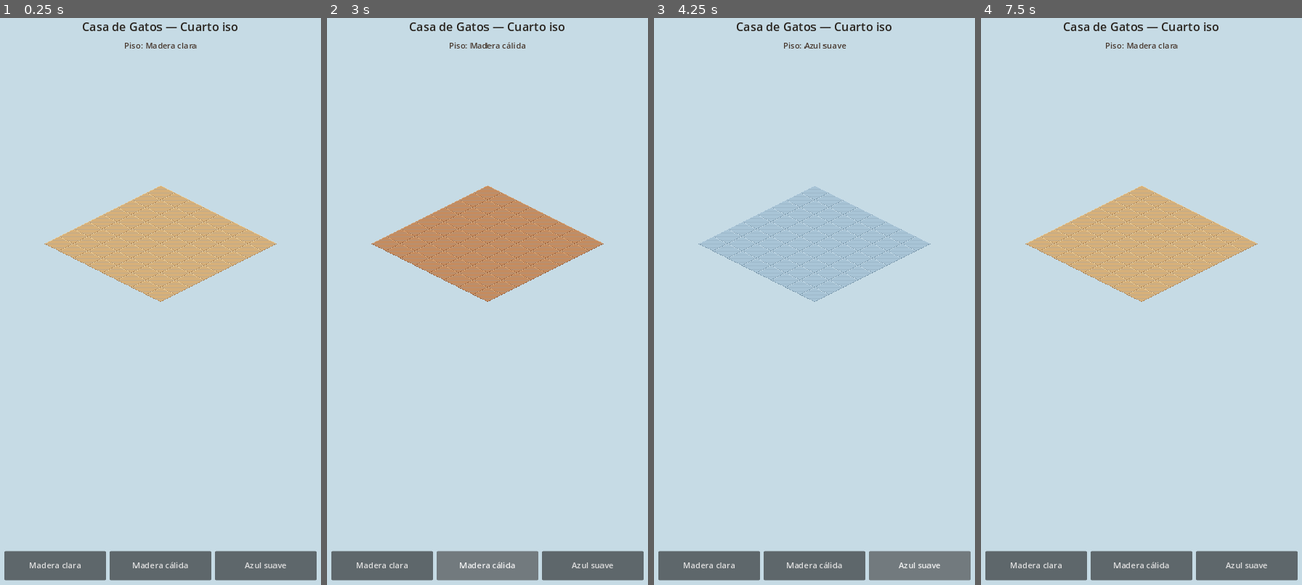
Above: before the commit, frames 1-4 (left to right).
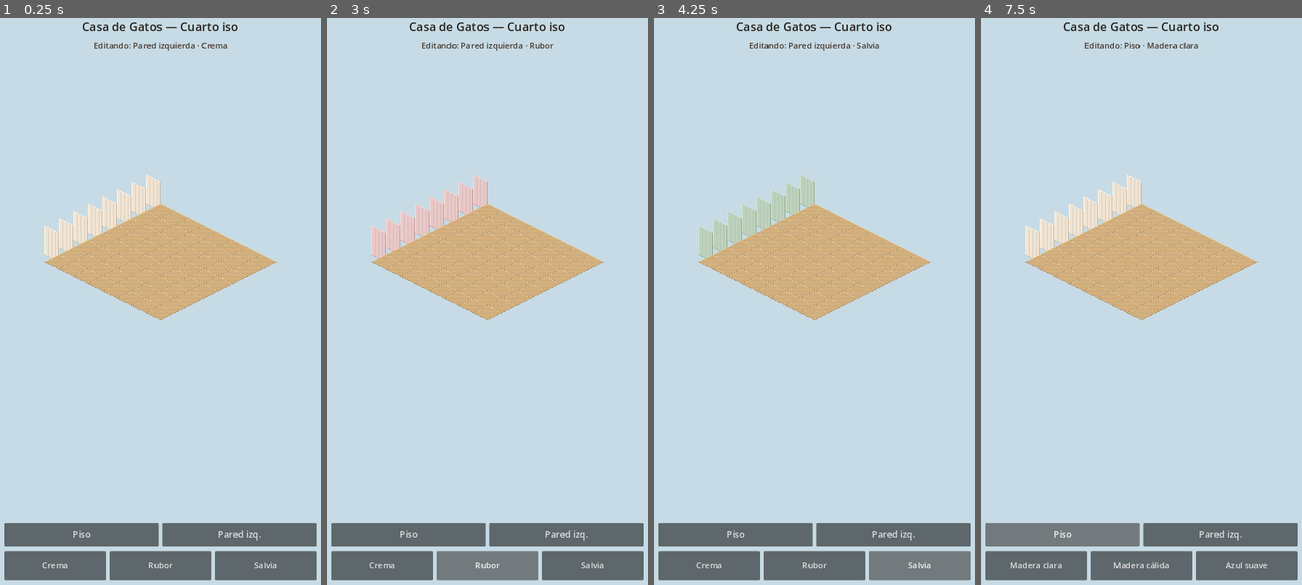
Above: after the commit, the same moments.

Repository: fabianmelo23/Juego-hija
Game: Godot game, scene res://scenes/iso/iso_room.tscn
Two runs of this game, one before a commit and one after it. Both use one fixed random seed, a clock stepped at 60 frames per second and the inputs below.
Inputs (mouse positions are in pixels of both pictures, inside the frame that each line leads up to):
- Up to frame 1 (0.25 s): no input
- Up to frame 2 (3 s): click (407, 533) at 0.5 s, where only the run after the commit has a clickable "Piso"; click (567, 533) at 1.25 s, where only the run after the commit has a clickable "Pared izq."; click (381, 567) at 2 s, where only the run after the commit has a clickable "Crema"; click (487, 567) at 2.75 s, where only the run after the commit has a clickable "Rubor"
- Up to frame 3 (4.25 s): click (920, 567) at 3.5 s, where only the run after the commit has a clickable "Salvia"
- Up to frame 4 (7.5 s): click (1035, 567) at 4.25 s, where only the run before the commit has a clickable "Madera clara"; click (1141, 567) at 5 s, where only the run before the commit has a clickable "Madera cálida"; click (1247, 567) at 5.75 s, where only the run before the commit has a clickable "Azul suave"; click (1035, 567) at 6.5 s, where only the run before the commit has a clickable "Madera clara"; click (1061, 533) at 7.25 s, where only the run after the commit has a clickable "Piso"

The runs differ from the first frame. In frame 1, 11% of the frame differs, in the area x 1-99%, y 4-98%; in frame 2, 14%; in frame 3, 15%; in frame 4, 10%.

Commit message:
Add isometric left wall item 02 with color variants
Ship west wall segments, Piso/Pared editing tabs, bump Android
version for cleaner phone updates.

Co-authored-by: fabianmelo23 <fabianmelo23@users.noreply.github.com>

Diff:
--- a/scenes/iso/iso_room.tscn
+++ b/scenes/iso/iso_room.tscn
@@ -11,6 +11,8 @@
 polygon = PackedVector2Array(-200, -200, 920, -200, 920, 1500, -200, 1500)
 
 [node name="RoomRoot" type="Node2D" parent="."]
+
+[node name="WallLeftLayer" type="Node2D" parent="RoomRoot"]
 
 [node name="FloorLayer" type="Node2D" parent="RoomRoot"]
 
@@ -43,7 +45,7 @@
 layout_mode = 2
 theme_override_colors/font_color = Color(0.28, 0.22, 0.18, 1)
 theme_override_font_sizes/font_size = 18
-text = "Ítem 01: Piso base"
+text = "Ítem 02: Pared izquierda"
 horizontal_alignment = 1
 
 [node name="Spacer" type="Control" parent="IsoHUD/Safe/VBox"]
@@ -51,6 +53,10 @@
 size_flags_vertical = 3
 mouse_filter = 2
 
+[node name="TabBar" type="HBoxContainer" parent="IsoHUD/Safe/VBox"]
+layout_mode = 2
+theme_override_constants/separation = 8
+
 [node name="VariantBar" type="HBoxContainer" parent="IsoHUD/Safe/VBox"]
 layout_mode = 2
 size_flags_vertical = 8
--- a/scripts/iso/iso_room.gd
+++ b/scripts/iso/iso_room.gd
@@ -1,25 +1,39 @@
 extends Node2D
-## Ítem 01 — Shell de habitación: piso isométrico 8×8 con variantes.
+## Shell isométrico — Ítem 01 piso + Ítem 02 pared izquierda.
 
 signal floor_changed(variant_id: String)
+signal wall_left_changed(variant_id: String)
 
 const ROOM_SIZE := Vector2i(8, 8)
+const WALL_HEIGHT := 64
 
 @onready var room_root: Node2D = $RoomRoot
 @onready var floor_layer: Node2D = $RoomRoot/FloorLayer
-@onready var hud: CanvasLayer = $IsoHUD
+@onready var wall_left_layer: Node2D = $RoomRoot/WallLeftLayer
 @onready var title_label: Label = $IsoHUD/Safe/VBox/Title
 @onready var hint_label: Label = $IsoHUD/Safe/VBox/Hint
+@onready var tab_bar: HBoxContainer = $IsoHUD/Safe/VBox/TabBar
 @onready var variant_bar: HBoxContainer = $IsoHUD/Safe/VBox/VariantBar
 
 var _floor_textures: Dictionary = {}
-var _tiles: Dictionary = {} # "x,y" -> Sprite2D
-var _current_variant: String = "floor_wood_light"
+var _wall_left_textures: Dictionary = {}
+var _floor_tiles: Dictionary = {}
+var _wall_left_tiles: Array[Sprite2D] = []
 
-var _variants := [
+var _current_floor: String = "floor_wood_light"
+var _current_wall_left: String = "wall_left_cream"
+var _edit_target: String = "floor" # floor | wall_left
+
+var _floor_variants := [
 	{"id": "floor_wood_light", "name": "Madera clara"},
 	{"id": "floor_wood_warm", "name": "Madera cálida"},
 	{"id": "floor_pastel_blue", "name": "Azul suave"},
+]
+
+var _wall_left_variants := [
+	{"id": "wall_left_cream", "name": "Crema"},
+	{"id": "wall_left_blush", "name": "Rubor"},
+	{"id": "wall_left_sage", "name": "Salvia"},
 ]
 
 
@@ -27,46 +41,96 @@
 	_load_textures()
 	_center_room()
 	_build_floor()
-	_build_variant_buttons()
+	_build_wall_left()
+	_build_tabs()
+	_rebuild_variant_buttons()
 	title_label.text = "Casa de Gatos — Cuarto iso"
-	hint_label.text = "Ítem 01: Piso base · toca una variante"
-	set_floor_variant(_current_variant)
+	set_floor_variant(_current_floor)
+	set_wall_left_variant(_current_wall_left)
+	_set_edit_target("wall_left")
 
 
 func _load_textures() -> void:
-	for v in _variants:
+	for v in _floor_variants:
 		var path := "res://assets/art/iso/floors/%s.png" % str(v["id"])
 		_floor_textures[str(v["id"])] = load(path)
+	for v in _wall_left_variants:
+		var path := "res://assets/art/iso/walls/%s.png" % str(v["id"])
+		_wall_left_textures[str(v["id"])] = load(path)
 
 
 func _center_room() -> void:
-	# Centra el diamante 8×8 en el viewport 720×1280.
 	var mid := Vector2i(ROOM_SIZE.x / 2, ROOM_SIZE.y / 2)
 	var mid_screen := IsoMath.grid_to_screen(mid)
-	room_root.position = Vector2(360, 520) - mid_screen
+	room_root.position = Vector2(360, 560) - mid_screen
 
 
 func _build_floor() -> void:
 	for child in floor_layer.get_children():
 		child.queue_free()
-	_tiles.clear()
+	_floor_tiles.clear()
 	for y in ROOM_SIZE.y:
 		for x in ROOM_SIZE.x:
 			var sprite := Sprite2D.new()
 			sprite.centered = false
 			sprite.texture_filter = CanvasItem.TEXTURE_FILTER_NEAREST
-			sprite.position = IsoMath.grid_to_screen(Vector2i(x, y))
-			# Offset para que el diamante quede anclado al top del tile.
-			sprite.position -= Vector2(IsoMath.TILE_W / 2, 0)
-			sprite.z_index = x + y
+			sprite.position = IsoMath.grid_to_screen(Vector2i(x, y)) - Vector2(IsoMath.TILE_W / 2, 0)
+			sprite.z_index = 10 + x + y
 			floor_layer.add_child(sprite)
-			_tiles["%d,%d" % [x, y]] = sprite
+			_floor_tiles["%d,%d" % [x, y]] = sprite
 
 
-func _build_variant_buttons() -> void:
+func _build_wall_left() -> void:
+	for child in wall_left_layer.get_children():
+		child.queue_free()
+	_wall_left_tiles.clear()
+	# Pared oeste: una columna a lo largo de x = 0.
+	for y in ROOM_SIZE.y:
+		var sprite := Sprite2D.new()
+		sprite.centered = false
+		sprite.texture_filter = CanvasItem.TEXTURE_FILTER_NEAREST
+		var anchor := IsoMath.grid_to_screen(Vector2i(0, y))
+		# Ancla al borde izquierdo del diamante del piso.
+		sprite.position = anchor - Vector2(IsoMath.TILE_W / 2, WALL_HEIGHT)
+		sprite.z_index = 5 + y # detrás del piso de esa fila
+		wall_left_layer.add_child(sprite)
+		_wall_left_tiles.append(sprite)
+
+
+func _build_tabs() -> void:
+	for child in tab_bar.get_children():
+		child.queue_free()
+	_add_tab_button("Piso", "floor")
+	_add_tab_button("Pared izq.", "wall_left")
+
+
+func _add_tab_button(label: String, target: String) -> void:
+	var button := Button.new()
+	button.focus_mode = Control.FOCUS_NONE
+	button.custom_minimum_size = Vector2(0, 52)
+	button.size_flags_horizontal = Control.SIZE_EXPAND_FILL
+	button.add_theme_font_size_override("font_size", 20)
+	button.text = label
+	button.pressed.connect(func() -> void:
+		_set_edit_target(target)
+	)
+	tab_bar.add_child(button)
+
+
+func _set_edit_target(target: String) -> void:
+	_edit_target = target
+	_rebuild_variant_buttons()
+	if target == "floor":
+		hint_label.text = "Editando: Piso · %s" % _nice_name(_floor_variants, _current_floor)
+	else:
+		hint_label.text = "Editando: Pared izquierda · %s" % _nice_name(_wall_left_variants, _current_wall_left)
+
+
+func _rebuild_variant_buttons() -> void:
 	for child in variant_bar.get_children():
 		child.queue_free()
-	for v in _variants:
+	var list: Array = _floor_variants if _edit_target == "floor" else _wall_left_variants
+	for v in list:
 		var button := Button.new()
 		button.focus_mode = Control.FOCUS_NONE
 		button.custom_minimum_size = Vector2(0, 64)
@@ -75,7 +139,10 @@
 		button.text = str(v["name"])
 		var id := str(v["id"])
 		button.pressed.connect(func() -> void:
-			set_floor_variant(id)
+			if _edit_target == "floor":
+				set_floor_variant(id)
+			else:
+				set_wall_left_variant(id)
 		)
 		variant_bar.add_child(button)
 
@@ -83,19 +150,37 @@
 func set_floor_variant(variant_id: String) -> void:
 	if not _floor_textures.has(variant_id):
 		return
-	_current_variant = variant_id
+	_current_floor = variant_id
 	var tex: Texture2D = _floor_textures[variant_id]
-	for key in _tiles.keys():
-		var sprite: Sprite2D = _tiles[key]
-		sprite.texture = tex
-	var nice := variant_id
-	for v in _variants:
-		if str(v["id"]) == variant_id:
-			nice = str(v["name"])
-			break
-	hint_label.text = "Piso: %s" % nice
+	for key in _floor_tiles.keys():
+		(_floor_tiles[key] as Sprite2D).texture = tex
+	if _edit_target == "floor":
+		hint_label.text = "Editando: Piso · %s" % _nice_name(_floor_variants, variant_id)
 	floor_changed.emit(variant_id)
 
 
+func set_wall_left_variant(variant_id: String) -> void:
+	if not _wall_left_textures.has(variant_id):
+		return
+	_current_wall_left = variant_id
+	var tex: Texture2D = _wall_left_textures[variant_id]
+	for sprite in _wall_left_tiles:
+		sprite.texture = tex
+	if _edit_target == "wall_left":
+		hint_label.text = "Editando: Pared izquierda · %s" % _nice_name(_wall_left_variants, variant_id)
+	wall_left_changed.emit(variant_id)
+
+
 func get_current_floor_variant() -> String:
-	return _current_variant
+	return _current_floor
+
+
+func get_current_wall_left_variant() -> String:
+	return _current_wall_left
+
+
+func _nice_name(list: Array, id: String) -> String:
+	for v in list:
+		if str(v["id"]) == id:
+			return str(v["name"])
+	return id
--- /dev/null
+++ b/tools/test_iso_wall_left.gd
@@ -0,0 +1,32 @@
+extends SceneTree
+## Prueba headless del Ítem 02 (pared izquierda).
+
+
+func _init() -> void:
+	call_deferred("_run")
+
+
+func _run() -> void:
+	var scene: PackedScene = load("res://scenes/iso/iso_room.tscn")
+	var room: Node2D = scene.instantiate()
+	root.add_child(room)
+
+	if room.get_current_wall_left_variant() == "":
+		push_error("wall left empty")
+		quit(1)
+		return
+
+	room.set_wall_left_variant("wall_left_sage")
+	if room.get_current_wall_left_variant() != "wall_left_sage":
+		push_error("wall variant switch failed")
+		quit(1)
+		return
+
+	var wall_layer: Node2D = room.get_node("RoomRoot/WallLeftLayer")
+	if wall_layer.get_child_count() != 8:
+		push_error("expected 8 wall segments, got %d" % wall_layer.get_child_count())
+		quit(1)
+		return
+
+	print("ISO_WALL_LEFT_TEST_OK variant=%s" % room.get_current_wall_left_variant())
+	quit(0)
Binary file added: assets/art/iso/walls/wall_left_blush.png
Not shown, added: assets/art/iso/walls/wall_left_blush.png.import
Binary file added: assets/art/iso/walls/wall_left_cream.png
Not shown, added: assets/art/iso/walls/wall_left_cream.png.import
Binary file added: assets/art/iso/walls/wall_left_sage.png
Not shown, added: assets/art/iso/walls/wall_left_sage.png.import
Not shown, changed: export_presets.cfg
Not shown, changed: docs/ISO-ROOM-DIRECTOR.md
